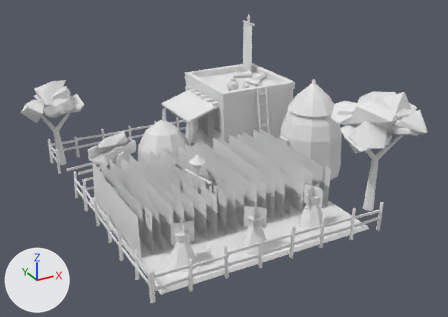
A saved change to the glTF model SourceArt/Buildings/SM_Bld_Farm.gltf.
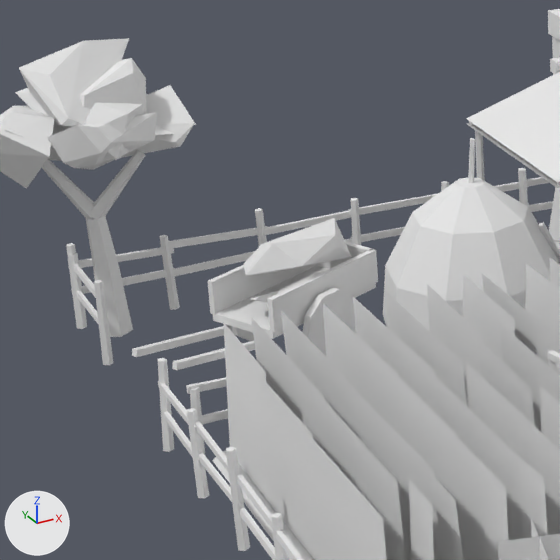
Each version appears first whole from a camera (50 mm lens) standing at (-8.68, -16.23, 9.07) and looking at (0.02, -0.41, 1.16), and next in a close-up on the part from 6% to 42% of the width and 22% to 72% of the height. Lighting does not change. The marker at lower left points along +X, +Y and +Z. The first two pictures are the older version. Vertices at exactly the same position are counted once.

The first close-up shows 'SM_Bld_Farm'.
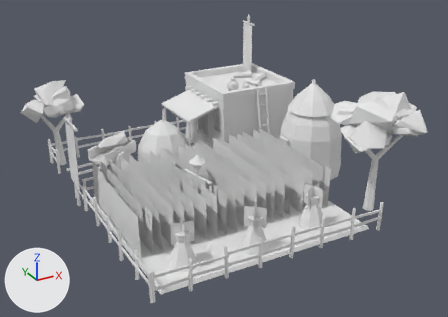
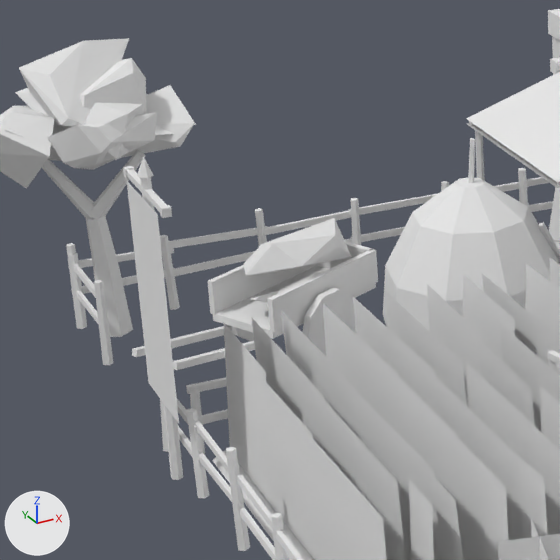
Diff of the bpy script that builds the scene:
```diff
--- a/SourceArt/Buildings/SM_Bld_Farm.gltf.py
+++ b/SourceArt/Buildings/SM_Bld_Farm.gltf.py
@@ mat_bld_levelflag @@
+mat_bld_levelflag = bpy.data.materials.new('Bld_LevelFlag')
+# nodes: BsdfPrincipled, Math, Mix, OutputMaterial, VertexColor
+# colours: white #e7e7e7, mixed with the vertex colours
@@ me_sm_bld_farm @@
 # used by ob_sm_bld_farm; location = (0.0, 0.0, 0.0)
-me_sm_bld_farm.from_pydata(...)  # 2646 vertices, 3937 faces; spans x -5.17..4.93, y -4.81..5.29, z -0.06..4.64
+me_sm_bld_farm.from_pydata(...)  # 2698 vertices, 4015 faces; spans x -5.17..4.93, y -4.81..5.29, z -0.06..4.64
+# me_sm_bld_farm part 1: a new loose piece, a 6-sided cut cone along z (radius 0.055 at the low end, 0.045 at the high end) spanning x -4.408..-4.312, y 0.925..1.035, z -0.04..2.8, in mat_bld_beam
+# me_sm_bld_farm part 2: a new loose piece, a box spanning x -4.39..-4.33, y 0.45..1.51, z 2.63..2.69, in mat_bld_beam
+# me_sm_bld_farm part 3: a new loose piece, a box spanning x -4.4..-4.32, y 1.49..1.55, z 2.62..2.7, in mat_bld_bronze
+# me_sm_bld_farm part 4: a new loose piece, a box spanning x -4.4..-4.32, y 0.41..0.47, z 2.62..2.7, in mat_bld_bronze
+# me_sm_bld_farm part 5
+# 16 vertices are added at x -4.42..-4.3, y 0.52..1.44, z 0.7..2.96
+# 20 new faces join them, mat_bld_bronze
+# 2 new faces join them, mat_bld_levelflag
 me_sm_bld_farm.materials.append(mat_bld_mudbrick)
@@ me_sm_bld_farm @@
 me_sm_bld_farm.materials.append(mat_bld_leaves)
+me_sm_bld_farm.materials.append(mat_bld_levelflag)
```

What differs and where, as boxes (x1, y1, x2, y2) in the close-ups (560 x 560 px):
part 1 of me_sm_bld_farm, added
    after: (140, 177, 183, 480)
part 2 of me_sm_bld_farm, added
    after: (126, 169, 166, 212)
part 3 of me_sm_bld_farm, added
    after: (123, 166, 134, 178)
part 4 of me_sm_bld_farm, added
    after: (160, 205, 172, 218)
part 5 of me_sm_bld_farm, added
    after: (126, 157, 179, 423)
